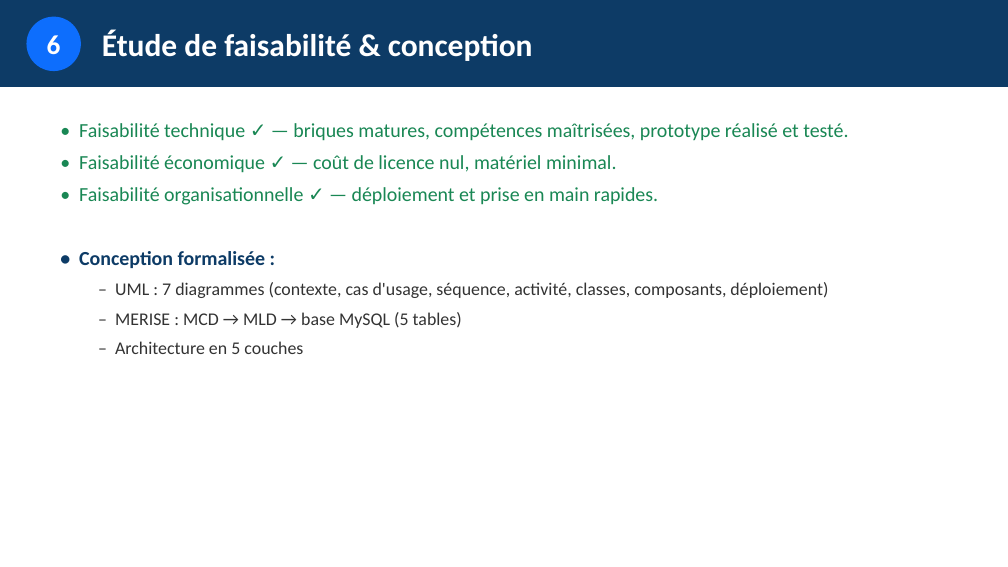
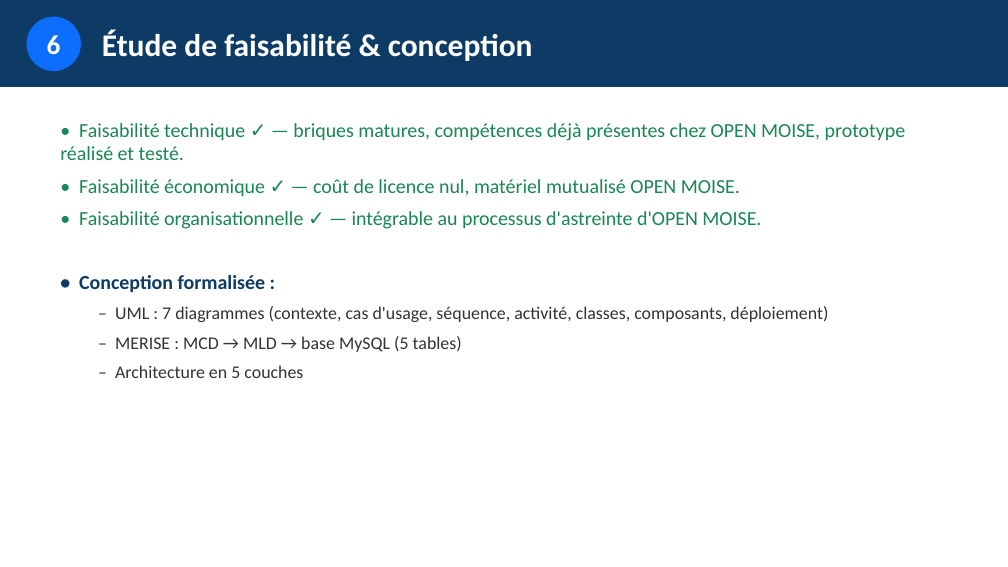
Before and after one commit to esperanceykouassi-bit/Supervision-reseau, a slide deck: slide 12 of soutenance/presentation-projet.pptx. Drawn at 1008x567 pixels with LibreOffice and Linux fonts; fonts in the diff are those of the drawing. Boxes give left, top, right and bottom in pixels: in the first picture for what was removed or moved away, otherwise in the second. Text is boxed around its words. In the diff, an @@ line names an element or a change of style, - is before the commit and + after.

```diff
--- a/soutenance/presentation-projet.pptx
+++ b/soutenance/presentation-projet.pptx
@@ text at (60,123,906,229): text changed @@
-• Faisabilité technique ✓ — briques matures, compétences maîtrisées, prototype réalisé et testé.
-• Faisabilité économique ✓ — coût de licence nul, matériel minimal.
-• Faisabilité organisationnelle ✓ — déploiement et prise en main rapides.
+• Faisabilité technique ✓ — briques matures, compétences déjà présentes chez OPEN MOISE, prototype réalisé et testé.
+• Faisabilité économique ✓ — coût de licence nul, matériel mutualisé OPEN MOISE.
+• Faisabilité organisationnelle ✓ — intégrable au processus d'astreinte d'OPEN MOISE.
```
Also in this commit, not shown: 15 other slides changed, 1 slide added, 1 slide removed, 2 other files.
